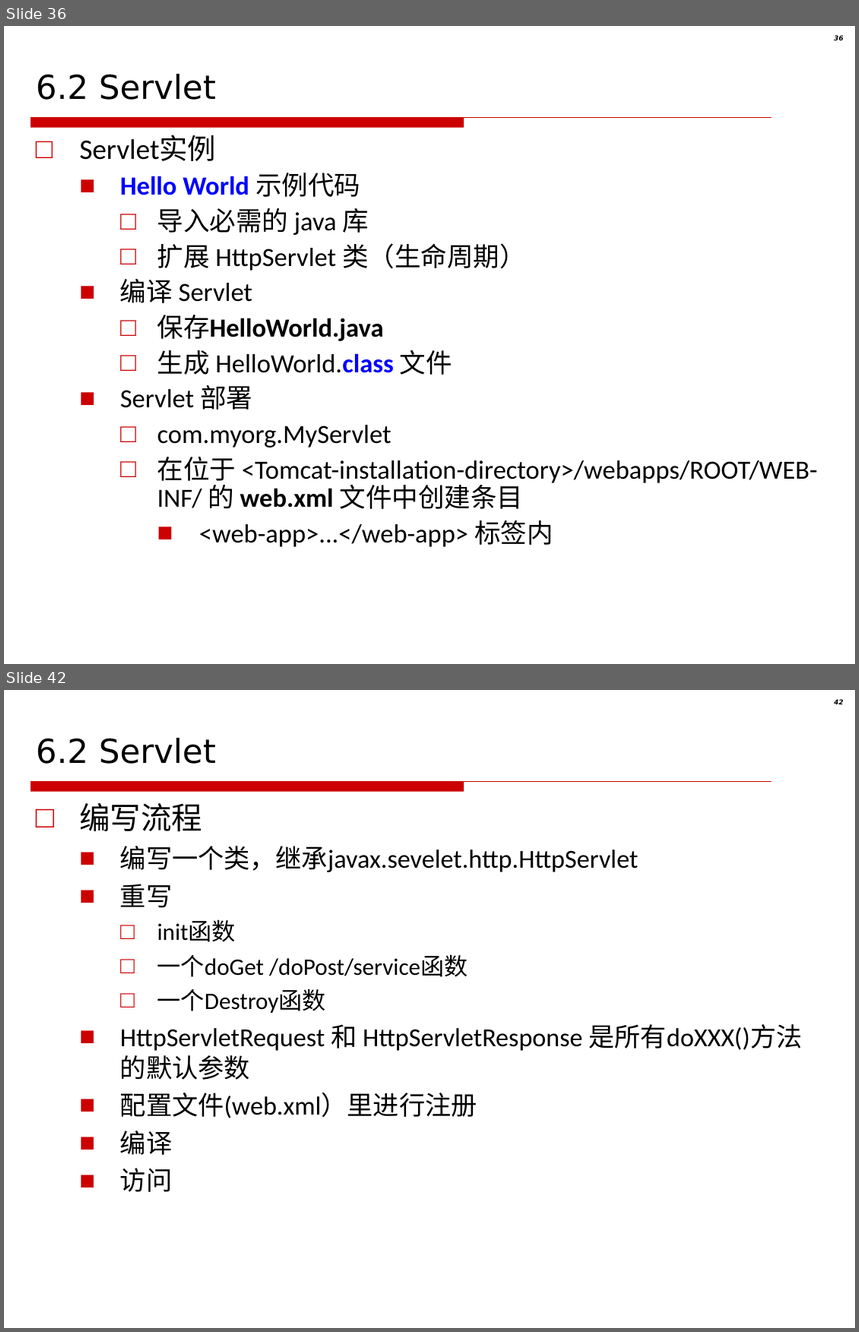
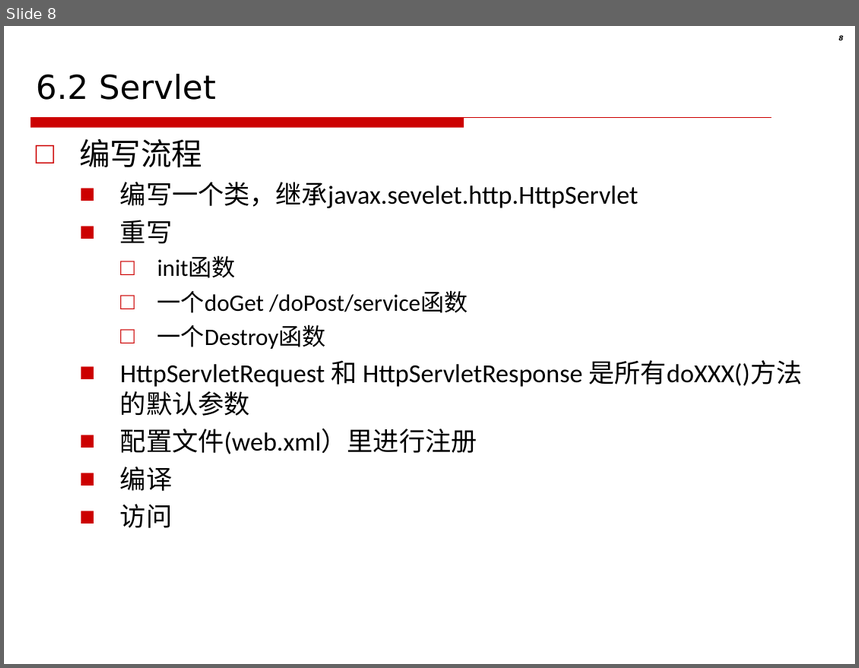
Before and after one commit to akikohaku/CSU-PPT, a slide deck: Web技术-2021/06.servlet.ppt. Shown one above the other, each under a label of ours: slides 36 and 42 before the commit, slide 8 after it; the slides between them are not shown. The pictures are 859x1332 and 859x668 pixels, drawn with LibreOffice and Linux fonts; fonts in the diff are those of the drawing; background and template pictures are left out. Boxes give left, top, right and bottom in pixels: in the first picture for what was removed or moved away, otherwise in the second. Text is boxed around its words. In the diff, an @@ line names an element or a change of style, - is before the commit and + after.

```diff
--- a/Web技术-2021/06.servlet.ppt
+++ b/Web技术-2021/06.servlet.ppt
@@ slide 36 removed at <box>4,26,855,664</box>, background picture (left out); not listed: 1 template element that a slide beside it also shows @@
@@ page number removed at <box>834,36,843,40</box> @@
-36
@@ title removed at <box>36,74,216,100</box> @@
-6.2 Servlet
@@ text removed at <box>79,135,818,547</box> @@
-□ Servlet实例
-  ■ Hello World 示例代码
-    □ 导入必需的 java 库
-    □ 扩展 HttpServlet 类（生命周期）
-  ■ 编译 Servlet
-    □ 保存HelloWorld.java
-    □ 生成 HelloWorld.class 文件
-  ■ Servlet 部署
-    □ com.myorg.MyServlet
-    □ 在位于 <Tomcat-installation-directory>/webapps/ROOT/WEB-INF/ 的 web.xml 文件中创建条目
-      ■ <web-app>...</web-app> 标签内
@@ what was slide 42 is now slide 8 @@
@@ page number at <box>839,36,844,43</box>: text changed @@
-42
+8
```
Also in this commit, not shown: 8 slides changed, 3 slides added, 55 other slides removed, 19 other files.
